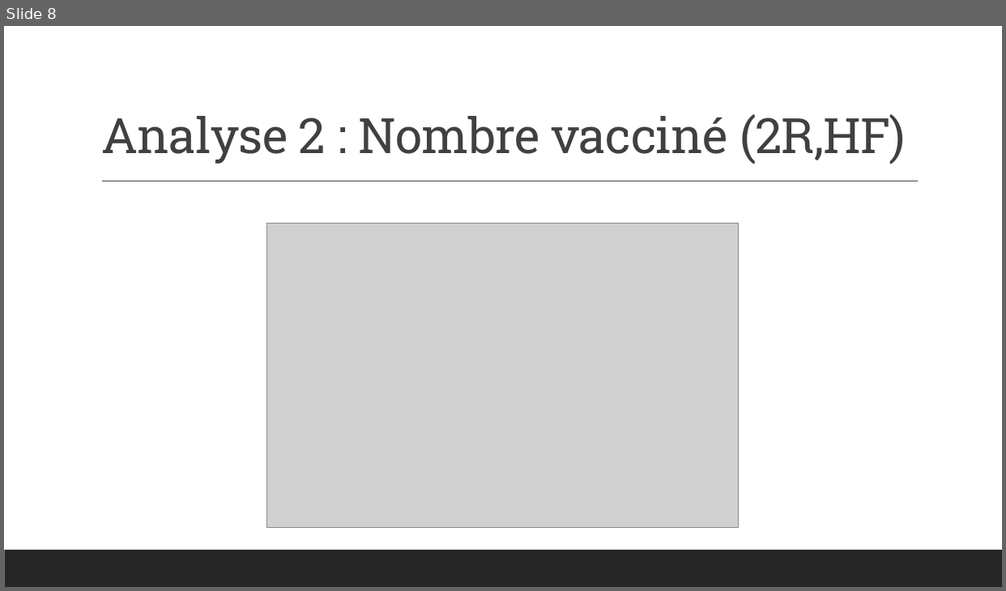
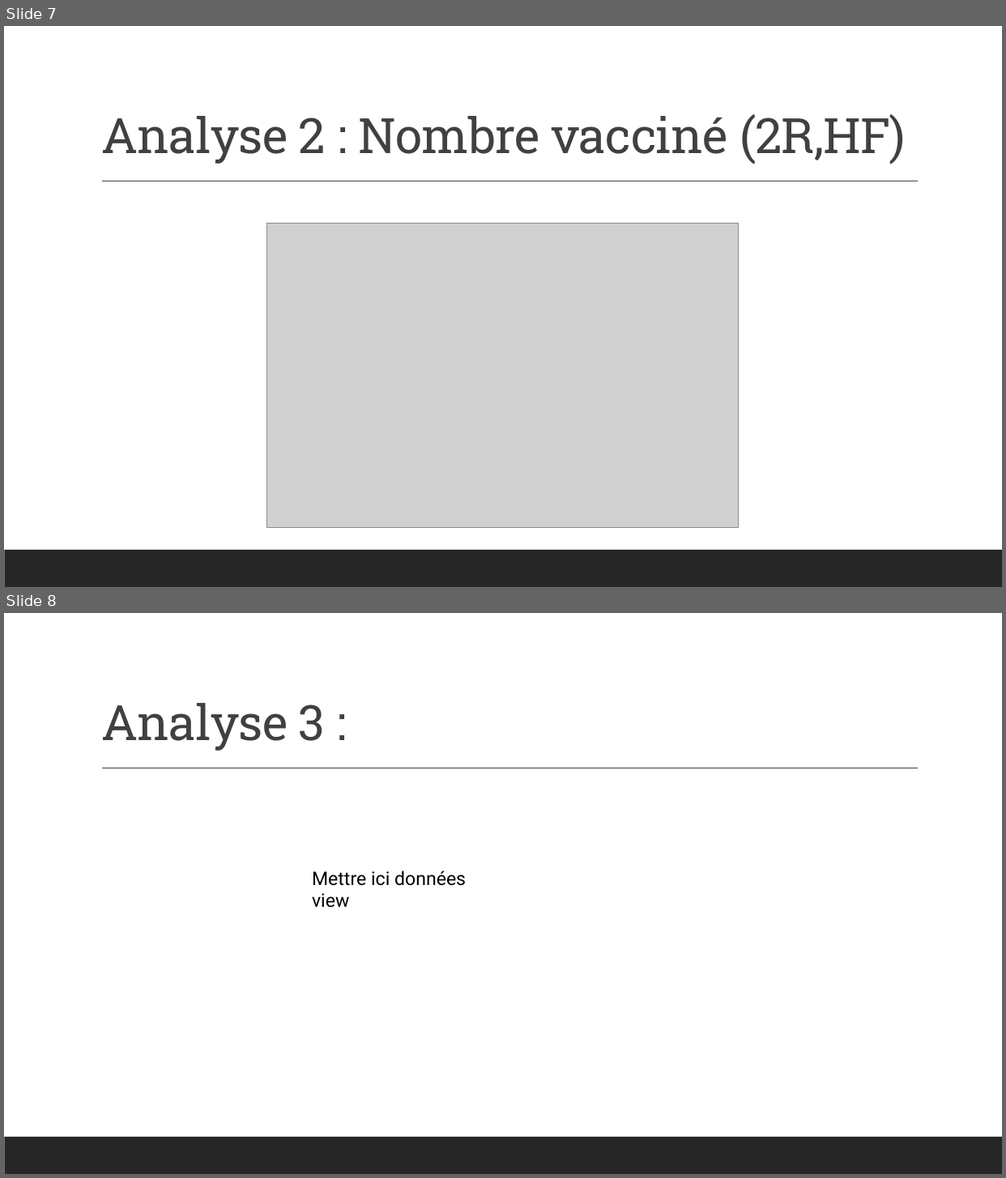
Before and after one commit to dorayy/projet-r, a slide deck: Stats.pptx. Shown one above the other, each under a label of ours: slide 8 before the commit, slides 7 and 8 after it. The pictures are 1006x591 and 1006x1178 pixels, drawn with LibreOffice and Linux fonts; fonts in the diff are those of the drawing; grey boxes stand for pictures. Boxes give left, top, right and bottom in pixels: in the first picture for what was removed or moved away, otherwise in the second. Text is boxed around its words. In the diff, an @@ line names an element or a change of style, - is before the commit and + after.

```diff
--- a/Stats.pptx
+++ b/Stats.pptx
@@ slide 8 added at (x1=4, y1=613, x2=1002, y2=1174), background #FFFFFF; not listed: 2 template elements that a slide beside it also shows @@
@@ title added at (x1=101, y1=703, x2=326, y2=751), 47 pt, text #404040 @@
+Analyse 3 :
@@ text added at (x1=312, y1=871, x2=466, y2=908), 18 pt, text #000000 @@
+Mettre ici données view
@@ what was slide 8 is now slide 7 @@
```
Also in this commit, not shown: 5 other slides added, 1 slide removed.
